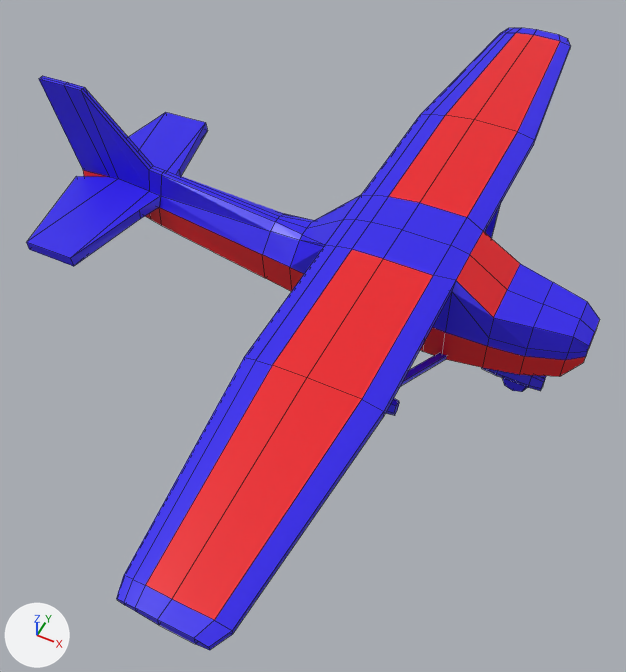
Two versions of the Blender file OpenGL_Flightsim/reference/Cessna_172/Cessna_172_v1.blend, one commit apart.
One viewpoint serves both versions: a camera (50 mm lens) standing at (3.86, -7.73, 7.87) and looking at (0.39, -0.78, -0.82). Every picture has the same lights, and +X, +Y and +Z are marked at lower left. Mesh edges are drawn as thin lines.
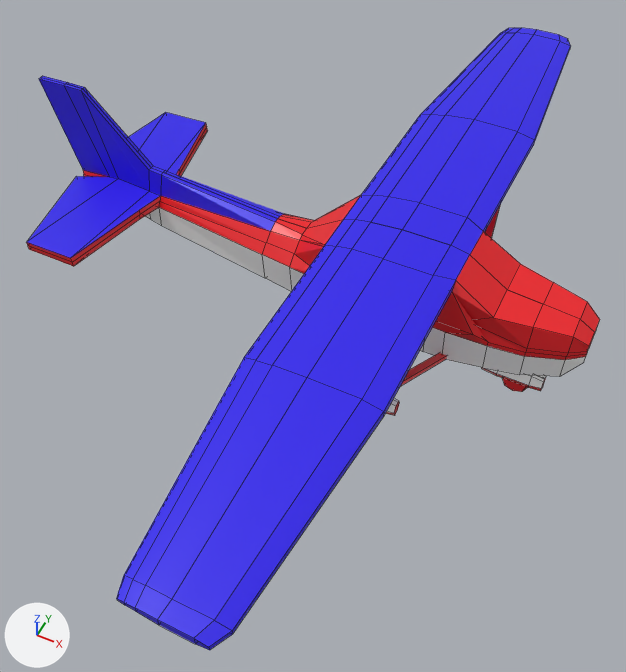
Diff of the bpy script that builds the scene:
```diff
--- a/OpenGL_Flightsim/reference/Cessna_172/Cessna_172_v1.blend.py
+++ b/OpenGL_Flightsim/reference/Cessna_172/Cessna_172_v1.blend.py
@@ me_cube @@
 # used by ob_cube; location = (0.0, 0.0, 0.0); scale = (4.14, 1.27, 1.36)
-me_cube.from_pydata(...)  # 234 vertices, 190 faces; spans x -1.0..0.91, y -4.34..0.0, z -0.99..1.05
+me_cube.from_pydata(...)  # 506 vertices, 470 faces; spans x -1.0..0.91, y -4.34..4.34, z -0.99..1.05
+# me_cube part 1: the loose piece of 8 vertices spanning x 0.43..0.52, y -2.01..-0.38, z -0.46..0.46 is copied, and the copy is mirrored in y about the mesh origin; it spans x 0.43..0.52, y 0.38..2.01, z -0.46..0.46
+# me_cube part 2
+# 1 vertex is removed from x 0.64, y -0.41, z 0.0
+# 74 faces are deleted
+# 198 vertices are added at x -1.0..0.91, y -1.34..4.34, z -0.99..1.05
+# 10 new vertices lie (0.0, 0.05, 0.0) away from vertices in x -0.89..0.82, y 0.0, z -0.85..0.2
+# 7 new vertices lie (0.0, 0.0, 0.05) away from vertices in x -0.83..0.86, y -0.37..4.18, z -0.11..0.46
+# 5 new vertices lie (0.05, 0.01, -0.01) away from vertices in x -0.61..0.14, y 0.08..0.43, z -0.41..0.44
+# 5 new vertices lie (0.0, 1.61, 0.0) away from vertices in x 0.3..0.51, y 0.45, z 0.42..0.57
+# 318 new faces join them
+# me_cube part 3: 116 kept faces spanning x -1.0..0.91, y -4.34..-0.03, z -0.99..1.05 get new texture (UV) coordinates
 me_cube.materials.append(mat_material)
@@ ob_cube @@
 ob_cube.scale = (4.14, 1.27, 1.36)
-_m = ob_cube.modifiers.new('Mirror', 'MIRROR')
-_m.use_axis = (False, True, False)
```

Where the change shows, as pixel boxes (x1, y1, x2, y2) in the pictures (626 x 672 px):
'Cube', reshaped, modifiers changed: (27, 28, 600, 650) in both
part 1 of me_cube, added: after (485, 206, 500, 238)
part 2 of me_cube, built on: before (27, 76, 600, 389); after (27, 28, 600, 389)
part 3 of me_cube, surface changed (red to blue): (27, 86, 589, 623) in both
